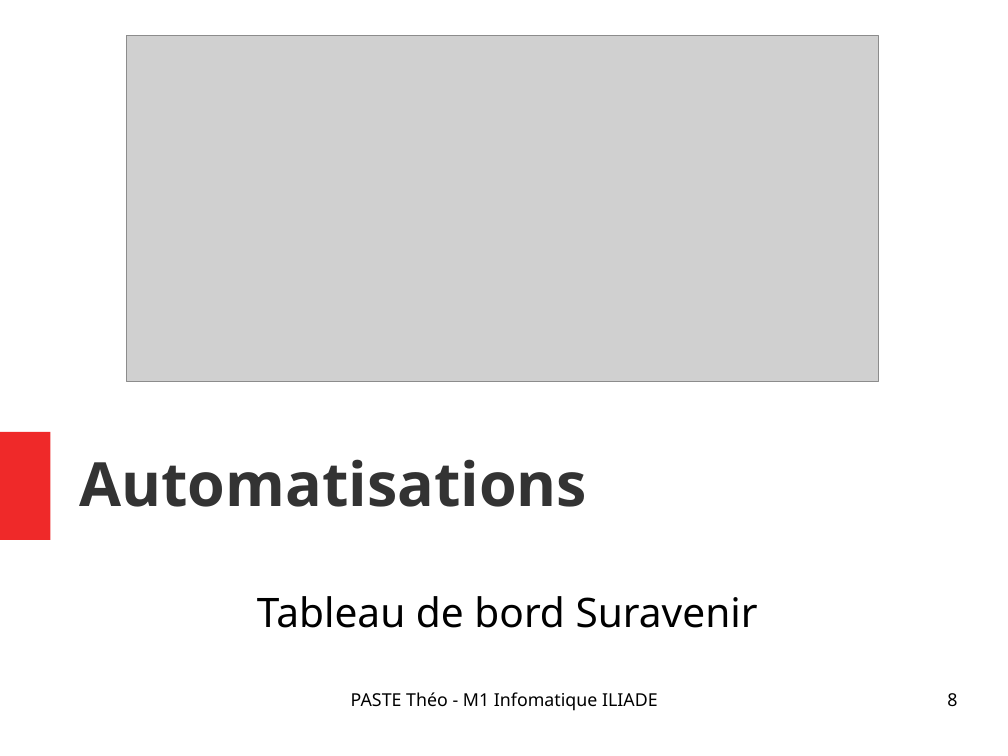
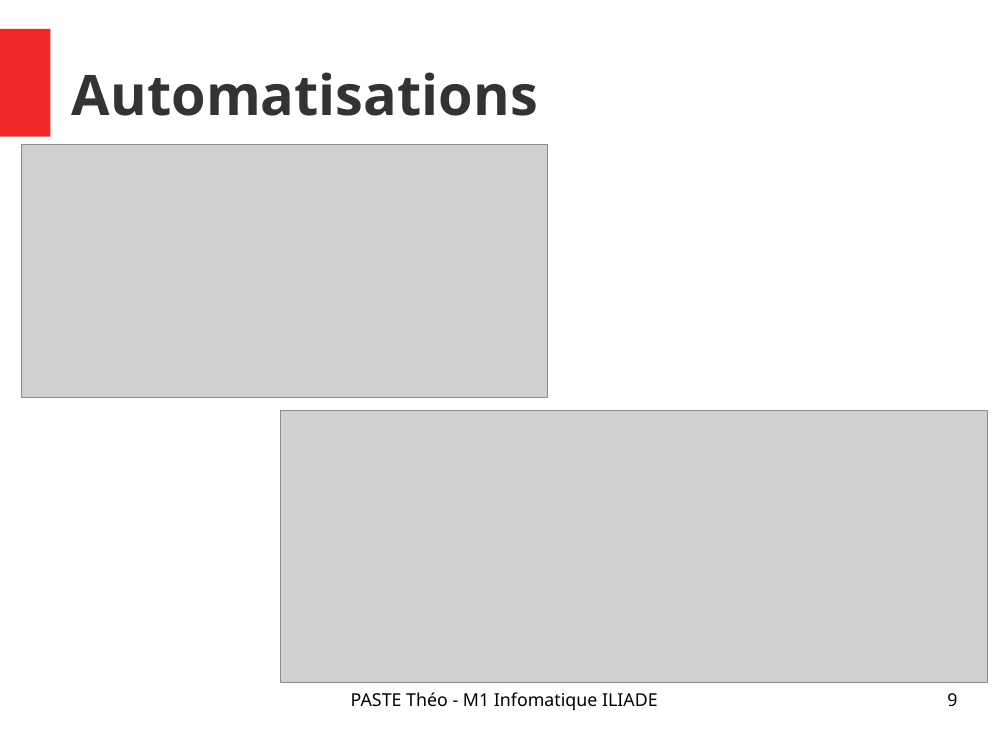
Before and after one commit to Narrateur/Rapport_de_Stage_M1, a slide deck: slide 9 of .gitbook/assets/Presentation_PASTE_Theo.odp (slide 8 before the commit). Drawn at 1008x756 pixels with LibreOffice and Linux fonts; fonts in the diff are those of the drawing; grey boxes stand for pictures. Boxes give left, top, right and bottom in pixels: in the first picture for what was removed or moved away, otherwise in the second. Text is boxed around its words. In the diff, an @@ line names an element or a change of style, - is before the commit and + after.

```diff
--- a/.gitbook/assets/Presentation_PASTE_Theo.odp
+++ b/.gitbook/assets/Presentation_PASTE_Theo.odp
@@ rectangle: place and size @@
-rectangle at bbox=[0, 432, 50, 540]
+rectangle at bbox=[0, 28, 50, 136]
@@ title "Automatisations": place and size @@
-title "Automatisations" at bbox=[79, 459, 587, 507]
+title "Automatisations" at bbox=[72, 72, 538, 116]
@@ title "Automatisations" at bbox=[72, 72, 538, 116]: size 48 to 44 pt @@
@@ picture added at bbox=[22, 144, 548, 397] @@
@@ picture: place and size @@
-picture at bbox=[126, 36, 878, 381]
+picture at bbox=[281, 411, 988, 683]
@@ subtitle removed at bbox=[257, 596, 758, 628] @@
-Tableau de bord Suravenir
@@ page number at bbox=[947, 693, 957, 707]: text changed @@
-8
+9
```
Also in this commit, not shown: 12 other slides changed, 1 slide added, 2 other files.
